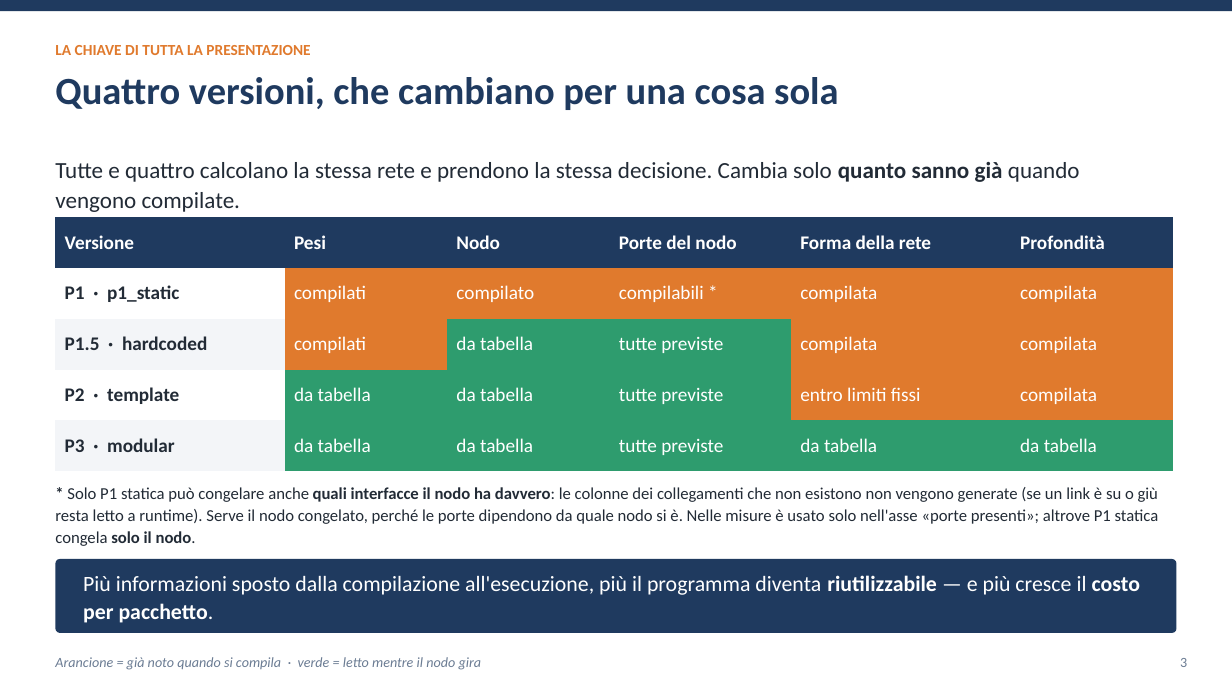
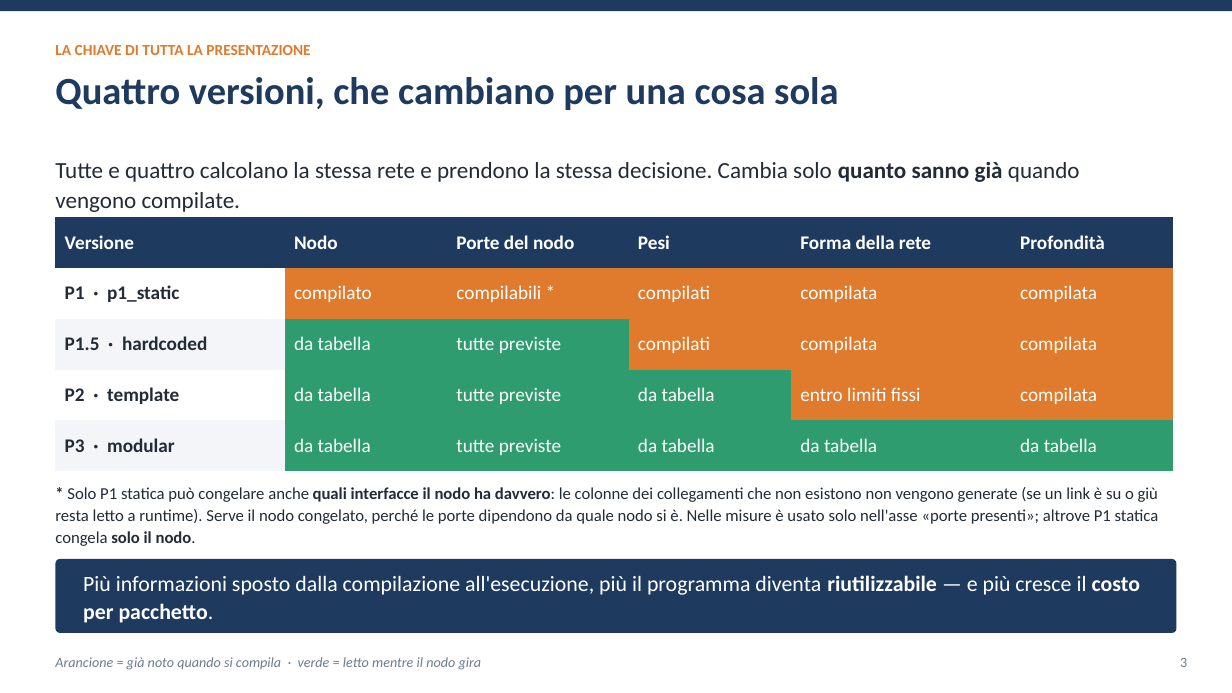
Before and after one commit to ettore-cantile/ipa_lab, a slide deck: slide 3 of docs/Inferenza di una rete neurale nel kernel Linux con eBPF XDP.pptx. Drawn at 1232x693 pixels with LibreOffice and Linux fonts; fonts in the diff are those of the drawing. Boxes give left, top, right and bottom in pixels: in the first picture for what was removed or moved away, otherwise in the second. Text is boxed around its words. In the diff, an @@ line names an element or a change of style, - is before the commit and + after.

```diff
--- a/docs/Inferenza di una rete neurale nel kernel Linux con eBPF XDP.pptx
+++ b/docs/Inferenza di una rete neurale nel kernel Linux con eBPF XDP.pptx
@@ table at [55,217,1174,471] @@
-row 1: Versione | Pesi | Nodo | Porte del nodo | Forma della rete | Profondità
+row 1: Versione | Nodo | Porte del nodo | Pesi | Forma della rete | Profondità
-row 2: P1 · p1_static | compilati | compilato | compilabili * | compilata | compilata
+row 2: P1 · p1_static | compilato | compilabili * | compilati | compilata | compilata
-row 3: P1.5 · hardcoded | compilati | da tabella | tutte previste | compilata | compilata
+row 3: P1.5 · hardcoded | da tabella | tutte previste | compilati | compilata | compilata
-row 4, column 3: da tabella
+row 4, column 3: tutte previste
-row 4, column 4: tutte previste
+row 4, column 4: da tabella
-row 5, column 3: da tabella
+row 5, column 3: tutte previste
-row 5, column 4: tutte previste
+row 5, column 4: da tabella
@@ fill #E07A2D to #2E9C6E in row 3, column 2 @@
@@ fill #2E9C6E to #E07A2D in row 3, column 4 @@
```
Also in this commit, not shown: 6 other slides changed, 5 other files.
